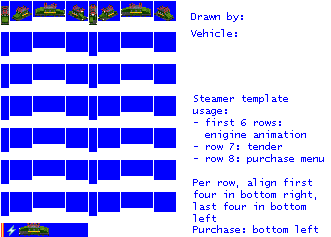
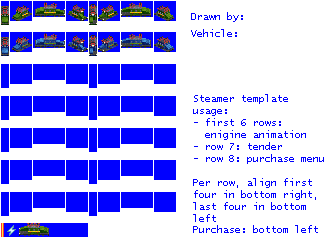
The second 331px x 237px image is a revision of the first. Changes to its layers:
added layer "Pasted Layer" above "empty.png" over [154, 36, 174, 52]
painted on "empty.png" over [1, 33, 151, 56]
